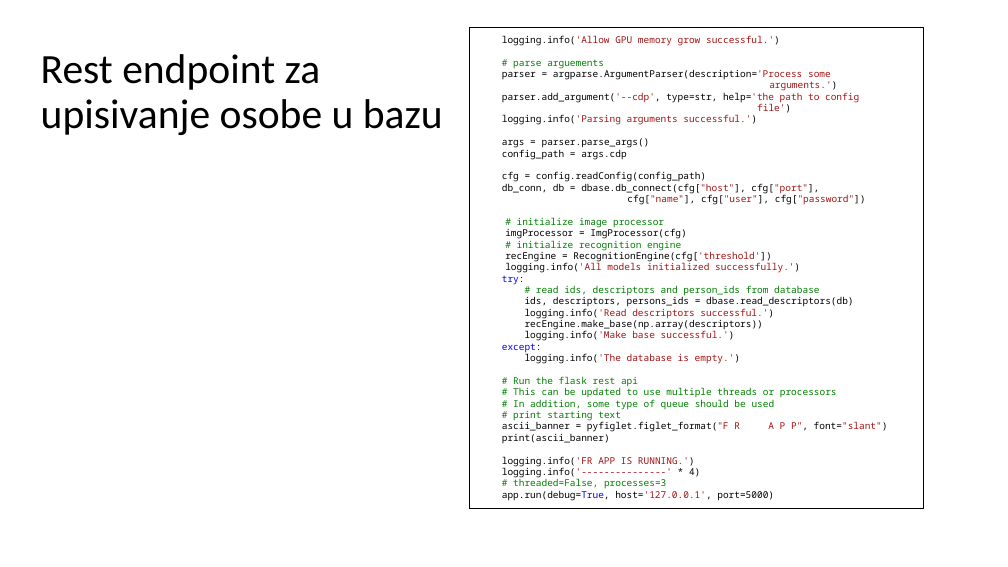
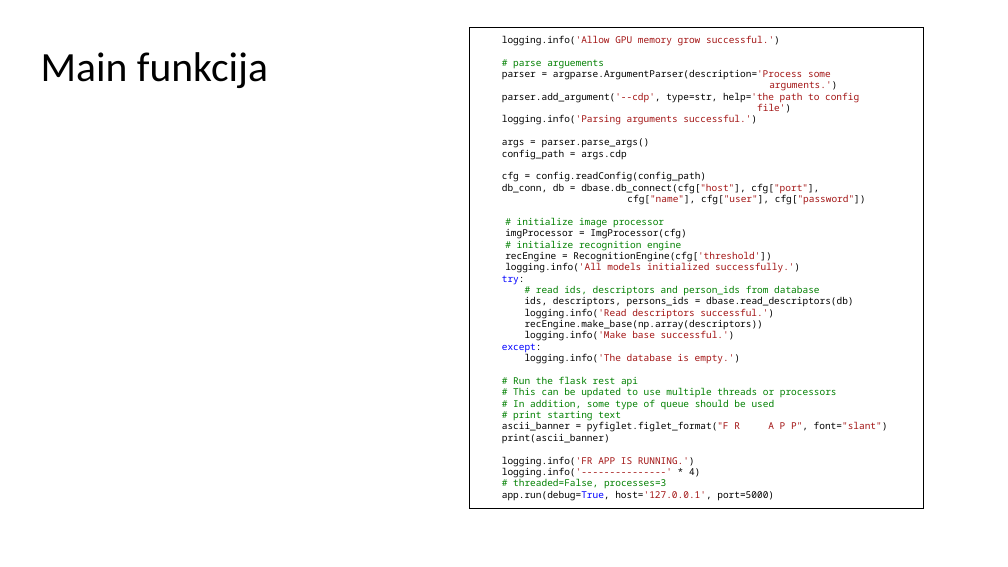
Before and after one commit to DavorJordacevic/FaceRecognitionThesis, a slide deck: slide 37 of Upotreba Metoda Dubokog Ucenja U Sintezi Sistema Za Prepoznavanje Lica.pptx. Drawn at 1008x567 pixels with LibreOffice and Linux fonts; fonts in the diff are those of the drawing. Boxes give left, top, right and bottom in pixels: in the first picture for what was removed or moved away, otherwise in the second. Text is boxed around its words. In the diff, an @@ line names an element or a change of style, - is before the commit and + after.

```diff
--- a/Upotreba Metoda Dubokog Ucenja U Sintezi Sistema Za Prepoznavanje Lica.pptx
+++ b/Upotreba Metoda Dubokog Ucenja U Sintezi Sistema Za Prepoznavanje Lica.pptx
@@ title at bbox=[41, 52, 268, 88]: text changed @@
-Rest endpoint za upisivanje osobe u bazu
+Main funkcija
```
Also in this commit, not shown: 8 other slides changed, 1 slide added.
